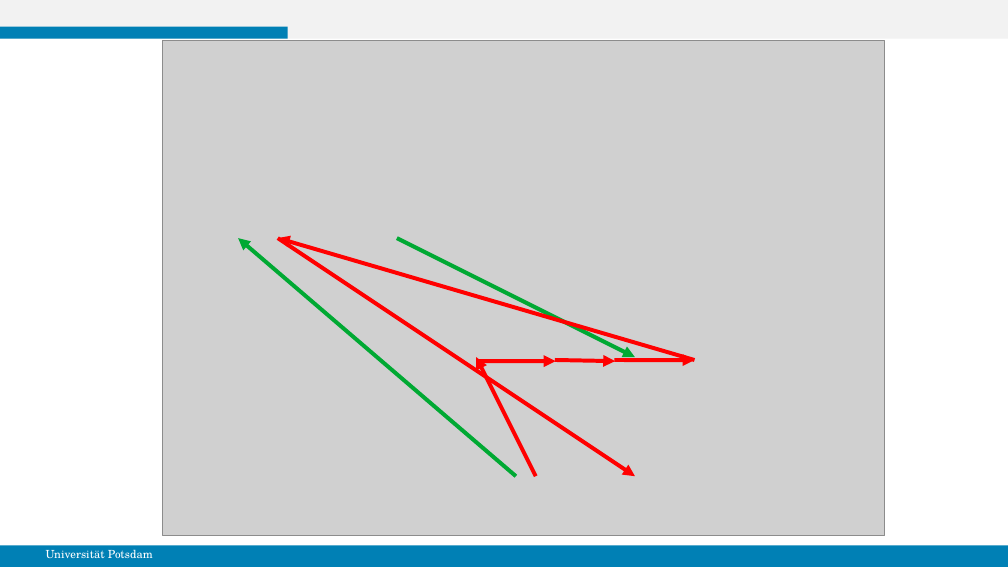
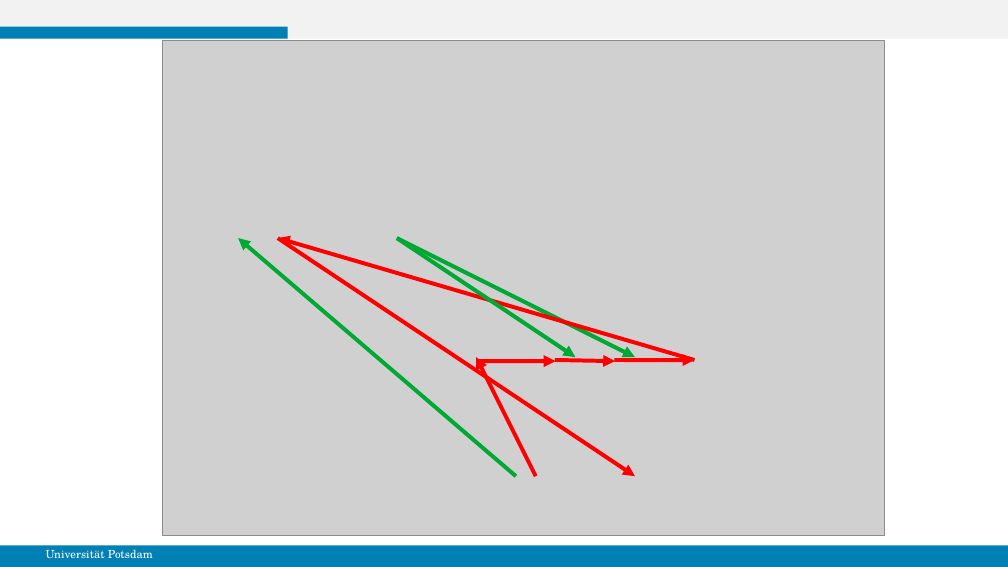
Before and after one commit to gespel/XenoFlow, a slide deck: slide 26 of docs/MasterPraktikumBericht.odp. Drawn at 1008x567 pixels with LibreOffice and Linux fonts; fonts in the diff are those of the drawing; grey boxes stand for pictures. Boxes give left, top, right and bottom in pixels: in the first picture for what was removed or moved away, otherwise in the second. Text is boxed around its words. In the diff, an @@ line names an element or a change of style, - is before the commit and + after.

```diff
--- a/docs/MasterPraktikumBericht.odp
+++ b/docs/MasterPraktikumBericht.odp
@@ arrow added from (397, 238) to (576, 357), #00A933 2.83 pt @@
```
Also in this commit, not shown: 6 other slides changed.
